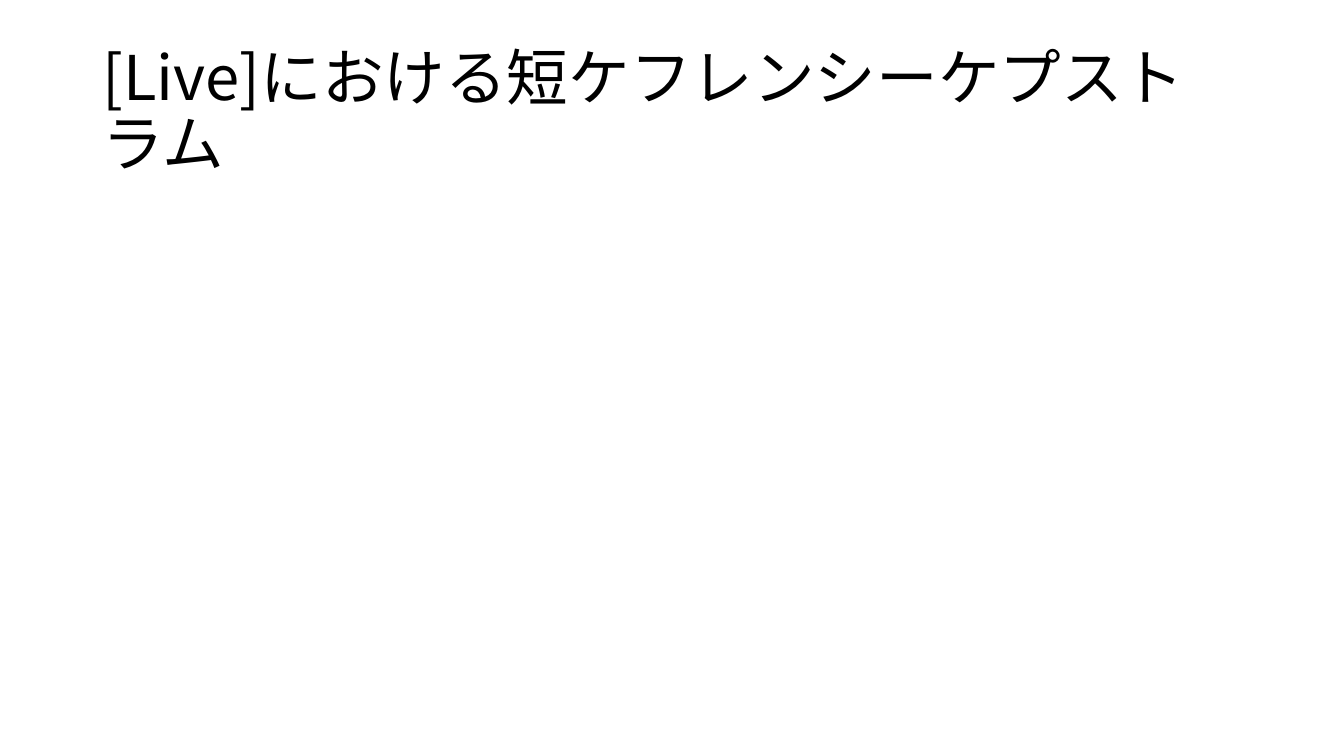
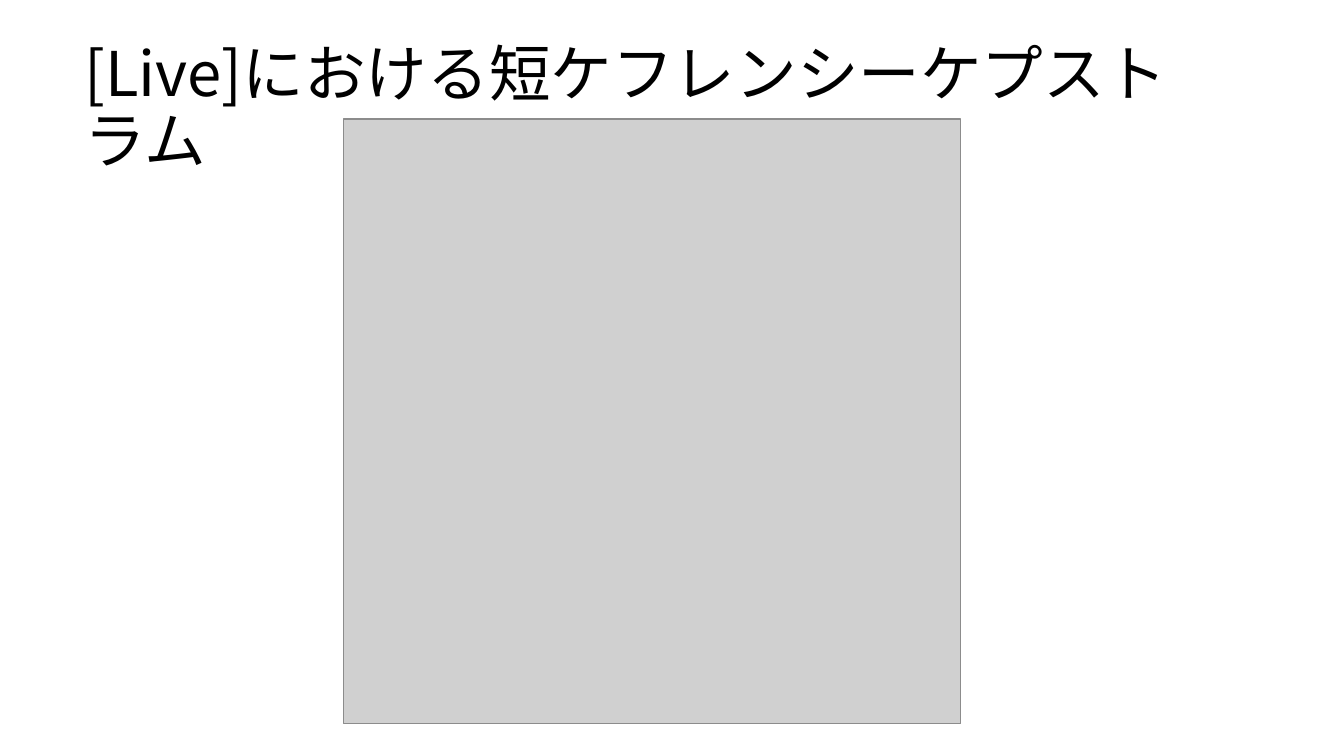
Before and after one commit to helmenov/SoundArtificialityDetection, a slide deck: slide 11 of paper/emm202001/emm202001.pptx (slide 12 before the commit). Drawn at 1344x756 pixels with LibreOffice and Linux fonts; fonts in the diff are those of the drawing; grey boxes stand for pictures. Boxes give left, top, right and bottom in pixels: in the first picture for what was removed or moved away, otherwise in the second. Text is boxed around its words. In the diff, an @@ line names an element or a change of style, - is before the commit and + after.

```diff
--- a/paper/emm202001/emm202001.pptx
+++ b/paper/emm202001/emm202001.pptx
@@ title "[Live]における短ケフレンシーケプストラム": place and size @@
-title "[Live]における短ケフレンシーケプストラム" at (102,48,1184,169)
+title "[Live]における短ケフレンシーケプストラム" at (85,44,1167,166)
@@ picture added at (344,119,961,724) @@
```
Also in this commit, not shown: 5 other slides changed, 1 slide removed, 27 other files.
